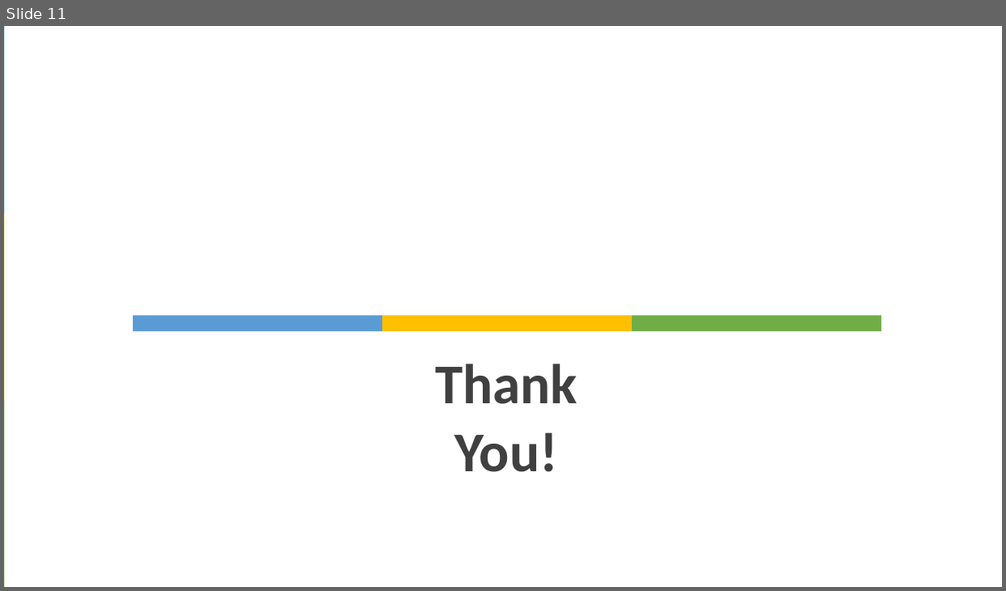
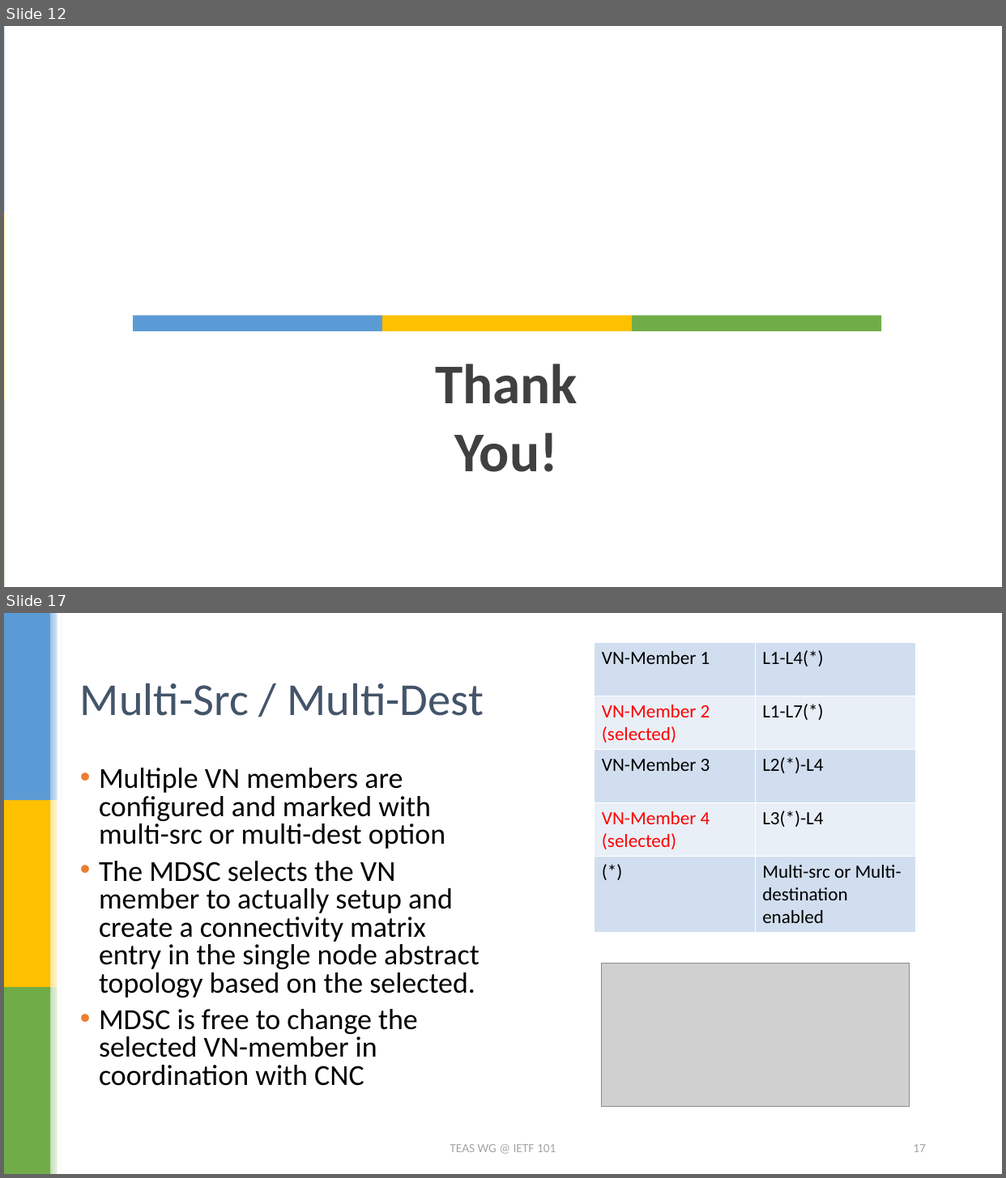
Before and after one commit to dhruvdhody-huawei/101, a slide deck: draft-lee-teas-actn-vn-yang.pptx. Shown one above the other, each under a label of ours: slide 11 before the commit, slides 12 and 17 after it; the slides between them are not shown. The pictures are 1006x591 and 1006x1178 pixels, drawn with LibreOffice and Linux fonts; fonts in the diff are those of the drawing; grey boxes stand for pictures. Boxes give left, top, right and bottom in pixels: in the first picture for what was removed or moved away, otherwise in the second. Text is boxed around its words. In the diff, an @@ line names an element or a change of style, - is before the commit and + after.

```diff
--- a/draft-lee-teas-actn-vn-yang.pptx
+++ b/draft-lee-teas-actn-vn-yang.pptx
@@ slide 17 added at (4,613,1002,1174), background #FFFFFF; not listed: 6 template elements that a slide beside it also shows @@
@@ table added at (594,643,917,932), 5 rows, 2 columns @@
+VN-Member 1 | L1-L4(*)
+VN-Member 2 (selected) | L1-L7(*)
+VN-Member 3 | L2(*)-L4
+VN-Member 4 / (selected) | L3(*)-L4
+(*) | Multi-src or Multi-destination enabled
@@ title added at (80,683,484,716), 44 pt, text #44546A @@
+Multi-Src / Multi-Dest
@@ text added at (99,768,479,1086), 28 pt, text #000000 @@
+• Multiple VN members are configured and marked with multi-src or multi-dest option
+• The MDSC selects the VN member to actually setup and create a connectivity matrix entry in the single node abstract topology based on the selected.
+• MDSC is free to change the selected VN-member in coordination with CNC
@@ rectangle added at (50,800,62,987), fill gradient #FFE699 to #FFFFFF @@
@@ picture added at (602,964,909,1107) @@
@@ text added at (450,1144,556,1152), 12 pt, text #A5A5A5 @@
+TEAS WG @ IETF 101
@@ page number added at (913,1144,926,1152), 12 pt, text #A5A5A5 @@
+17
@@ what was slide 11 is now slide 12 @@
```
Also in this commit, not shown: 8 slides changed, 6 other slides added, 1 slide removed, 1 other file.
